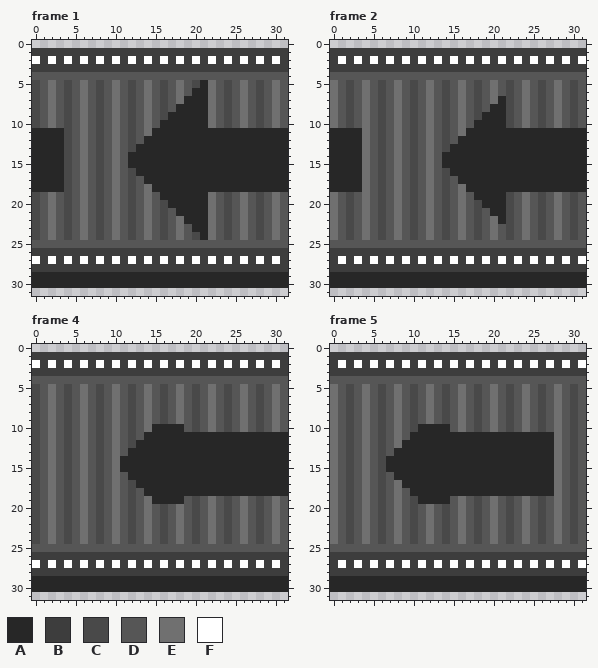
File history of a pixel-art file, Assets/Sprites/Conveyors/left conv.aseprite. Above, as it was before the edit.
32x32 pixels, 10 frames. Shown: frame 1, frame 2, frame 4, frame 5. The commit also changed other frames, which this record leaves out.
Visible layers, top first: "Layer 7", "Layer 6".
Palette (. is transparent): A #272727  B #3d3d3d  C #494949  D #565656  E #707070  F #ffffff
Pixels before, frame 1, first column x 0:
 1 BBBBBBBBBBBBBBBBBBBBBBBBBBBBBBBB
 2 FBFBFBFBFBFBFBFBFBFBFBFBFBFBFBFB
 3 BBBBBBBBBBBBBBBBBBBBBBBBBBBBBBBB
 4 DDDDDDDDDDDDDDDDDDDDDDDDDDDDDDDD
 5 CDEDCDEDCDEDCDEDCDEDCAEDCDEDCDED
 6 CDEDCDEDCDEDCDEDCDEDAAEDCDEDCDED
 7 CDEDCDEDCDEDCDEDCDEAAAEDCDEDCDED
 8 CDEDCDEDCDEDCDEDCDAAAAEDCDEDCDED
 9 CDEDCDEDCDEDCDEDCAAAAAEDCDEDCDED
10 CDEDCDEDCDEDCDEDAAAAAAEDCDEDCDED
11 AAAACDEDCDEDCDEAAAAAAAAAAAAAAAAA
12 AAAACDEDCDEDCDAAAAAAAAAAAAAAAAAA
13 AAAACDEDCDEDCAAAAAAAAAAAAAAAAAAA
14 AAAACDEDCDEDAAAAAAAAAAAAAAAAAAAA
15 AAAACDEDCDEDAAAAAAAAAAAAAAAAAAAA
16 AAAACDEDCDEDCAAAAAAAAAAAAAAAAAAA
17 AAAACDEDCDEDCDAAAAAAAAAAAAAAAAAA
18 AAAACDEDCDEDCDEAAAAAAAAAAAAAAAAA
19 CDEDCDEDCDEDCDEDAAAAAAEDCDEDCDED
20 CDEDCDEDCDEDCDEDCAAAAAEDCDEDCDED
21 CDEDCDEDCDEDCDEDCDAAAAEDCDEDCDED
22 CDEDCDEDCDEDCDEDCDEAAAEDCDEDCDED
23 CDEDCDEDCDEDCDEDCDEDAAEDCDEDCDED
24 CDEDCDEDCDEDCDEDCDEDCAEDCDEDCDED
25 DDDDDDDDDDDDDDDDDDDDDDDDDDDDDDDD
26 BBBBBBBBBBBBBBBBBBBBBBBBBBBBBBBB
27 FBFBFBFBFBFBFBFBFBFBFBFBFBFBFBFB
28 BBBBBBBBBBBBBBBBBBBBBBBBBBBBBBBB
29 AAAAAAAAAAAAAAAAAAAAAAAAAAAAAAAA
30 AAAAAAAAAAAAAAAAAAAAAAAAAAAAAAAA
Pixels before, frame 2, first column x 0:
 1 BBBBBBBBBBBBBBBBBBBBBBBBBBBBBBBB
 2 BFBFBFBFBFBFBFBFBFBFBFBFBFBFBFBF
 3 BBBBBBBBBBBBBBBBBBBBBBBBBBBBBBBB
 4 DDDDDDDDDDDDDDDDDDDDDDDDDDDDDDDD
 5 EDCDEDCDEDCDEDCDEDCDEDCDEDCDEDCD
 6 EDCDEDCDEDCDEDCDEDCDEDCDEDCDEDCD
 7 EDCDEDCDEDCDEDCDEDCDEACDEDCDEDCD
 8 EDCDEDCDEDCDEDCDEDCDAACDEDCDEDCD
 9 EDCDEDCDEDCDEDCDEDCAAACDEDCDEDCD
10 EDCDEDCDEDCDEDCDEDAAAACDEDCDEDCD
11 AAAAEDCDEDCDEDCDEAAAAAAAAAAAAAAA
12 AAAAEDCDEDCDEDCDAAAAAAAAAAAAAAAA
13 AAAAEDCDEDCDEDCAAAAAAAAAAAAAAAAA
14 AAAAEDCDEDCDEDAAAAAAAAAAAAAAAAAA
15 AAAAEDCDEDCDEDAAAAAAAAAAAAAAAAAA
16 AAAAEDCDEDCDEDCAAAAAAAAAAAAAAAAA
17 AAAAEDCDEDCDEDCDAAAAAAAAAAAAAAAA
18 AAAAEDCDEDCDEDCDEAAAAAAAAAAAAAAA
19 EDCDEDCDEDCDEDCDEDAAAACDEDCDEDCD
20 EDCDEDCDEDCDEDCDEDCAAACDEDCDEDCD
21 EDCDEDCDEDCDEDCDEDCDAACDEDCDEDCD
22 EDCDEDCDEDCDEDCDEDCDEACDEDCDEDCD
23 EDCDEDCDEDCDEDCDEDCDEDCDEDCDEDCD
24 EDCDEDCDEDCDEDCDEDCDEDCDEDCDEDCD
25 DDDDDDDDDDDDDDDDDDDDDDDDDDDDDDDD
26 BBBBBBBBBBBBBBBBBBBBBBBBBBBBBBBB
27 BFBFBFBFBFBFBFBFBFBFBFBFBFBFBFBF
28 BBBBBBBBBBBBBBBBBBBBBBBBBBBBBBBB
29 AAAAAAAAAAAAAAAAAAAAAAAAAAAAAAAA
30 AAAAAAAAAAAAAAAAAAAAAAAAAAAAAAAA
Pixels before, frame 4, first column x 0:
 1 BBBBBBBBBBBBBBBBBBBBBBBBBBBBBBBB
 2 FBFBFBFBFBFBFBFBFBFBFBFBFBFBFBFB
 3 BBBBBBBBBBBBBBBBBBBBBBBBBBBBBBBB
 4 DDDDDDDDDDDDDDDDDDDDDDDDDDDDDDDD
 5 CDEDCDEDCDEDCDEDCDEDCDEDCDEDCDED
 6 CDEDCDEDCDEDCDEDCDEDCDEDCDEDCDED
 7 CDEDCDEDCDEDCDEDCDEDCDEDCDEDCDED
 8 CDEDCDEDCDEDCDEDCDEDCDEDCDEDCDED
 9 CDEDCDEDCDEDCDEDCDEDCDEDCDEDCDED
10 CDEDCDEDCDEDCDEAAAADCDEDCDEDCDED
11 CDEDCDEDCDEDCDAAAAAAAAAAAAAAAAAA
12 CDEDCDEDCDEDCAAAAAAAAAAAAAAAAAAA
13 CDEDCDEDCDEDAAAAAAAAAAAAAAAAAAAA
14 CDEDCDEDCDEAAAAAAAAAAAAAAAAAAAAA
15 CDEDCDEDCDEAAAAAAAAAAAAAAAAAAAAA
16 CDEDCDEDCDEDAAAAAAAAAAAAAAAAAAAA
17 CDEDCDEDCDEDCAAAAAAAAAAAAAAAAAAA
18 CDEDCDEDCDEDCDAAAAAAAAAAAAAAAAAA
19 CDEDCDEDCDEDCDEAAAADCDEDCDEDCDED
20 CDEDCDEDCDEDCDEDCDEDCDEDCDEDCDED
21 CDEDCDEDCDEDCDEDCDEDCDEDCDEDCDED
22 CDEDCDEDCDEDCDEDCDEDCDEDCDEDCDED
23 CDEDCDEDCDEDCDEDCDEDCDEDCDEDCDED
24 CDEDCDEDCDEDCDEDCDEDCDEDCDEDCDED
25 DDDDDDDDDDDDDDDDDDDDDDDDDDDDDDDD
26 BBBBBBBBBBBBBBBBBBBBBBBBBBBBBBBB
27 FBFBFBFBFBFBFBFBFBFBFBFBFBFBFBFB
28 BBBBBBBBBBBBBBBBBBBBBBBBBBBBBBBB
29 AAAAAAAAAAAAAAAAAAAAAAAAAAAAAAAA
30 AAAAAAAAAAAAAAAAAAAAAAAAAAAAAAAA
Pixels before, frame 5, first column x 0:
 1 BBBBBBBBBBBBBBBBBBBBBBBBBBBBBBBB
 2 BFBFBFBFBFBFBFBFBFBFBFBFBFBFBFBF
 3 BBBBBBBBBBBBBBBBBBBBBBBBBBBBBBBB
 4 DDDDDDDDDDDDDDDDDDDDDDDDDDDDDDDD
 5 EDCDEDCDEDCDEDCDEDCDEDCDEDCDEDCD
 6 EDCDEDCDEDCDEDCDEDCDEDCDEDCDEDCD
 7 EDCDEDCDEDCDEDCDEDCDEDCDEDCDEDCD
 8 EDCDEDCDEDCDEDCDEDCDEDCDEDCDEDCD
 9 EDCDEDCDEDCDEDCDEDCDEDCDEDCDEDCD
10 EDCDEDCDEDCAAAADEDCDEDCDEDCDEDCD
11 EDCDEDCDEDAAAAAAAAAAAAAAAAAAEDCD
12 EDCDEDCDEAAAAAAAAAAAAAAAAAAAEDCD
13 EDCDEDCDAAAAAAAAAAAAAAAAAAAAEDCD
14 EDCDEDCAAAAAAAAAAAAAAAAAAAAAEDCD
15 EDCDEDCAAAAAAAAAAAAAAAAAAAAAEDCD
16 EDCDEDCDAAAAAAAAAAAAAAAAAAAAEDCD
17 EDCDEDCDEAAAAAAAAAAAAAAAAAAAEDCD
18 EDCDEDCDEDAAAAAAAAAAAAAAAAAAEDCD
19 EDCDEDCDEDCAAAADEDCDEDCDEDCDEDCD
20 EDCDEDCDEDCDEDCDEDCDEDCDEDCDEDCD
21 EDCDEDCDEDCDEDCDEDCDEDCDEDCDEDCD
22 EDCDEDCDEDCDEDCDEDCDEDCDEDCDEDCD
23 EDCDEDCDEDCDEDCDEDCDEDCDEDCDEDCD
24 EDCDEDCDEDCDEDCDEDCDEDCDEDCDEDCD
25 DDDDDDDDDDDDDDDDDDDDDDDDDDDDDDDD
26 BBBBBBBBBBBBBBBBBBBBBBBBBBBBBBBB
27 BFBFBFBFBFBFBFBFBFBFBFBFBFBFBFBF
28 BBBBBBBBBBBBBBBBBBBBBBBBBBBBBBBB
29 AAAAAAAAAAAAAAAAAAAAAAAAAAAAAAAA
30 AAAAAAAAAAAAAAAAAAAAAAAAAAAAAAAA
The same view after the edit:
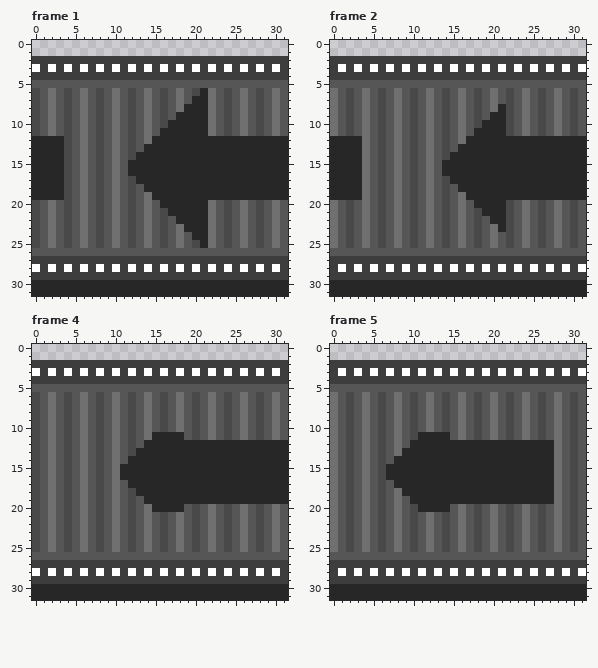
Changes in this commit:
Changed rows in their new state; - is an unchanged pixel.
Frame 1, layers "Layer 7", "Layer 6":
first column x 0:
 1 ................................
 2 B-B-B-B-B-B-B-B-B-B-B-B-B-B-B-B-
 3 F-F-F-F-F-F-F-F-F-F-F-F-F-F-F-F-
 4 BBBBBBBBBBBBBBBBBBBBBBBBBBBBBBBB
 5 D-D-D-D-D-D-D-D-D-D-DDD-D-D-D-D-
 6 --------------------C-----------
 7 -------------------D------------
 8 ------------------E-------------
 9 -----------------D--------------
10 ----------------C---------------
11 CDED-----------D------EDCDEDCDED
12 --------------E-----------------
13 -------------D------------------
14 ------------C-------------------
16 ------------A-------------------
17 -------------A------------------
18 --------------A-----------------
19 AAAA-----------A------AAAAAAAAAA
20 ----------------A---------------
21 -----------------A--------------
22 ------------------A-------------
23 -------------------A------------
24 --------------------A-----------
25 C-E-C-E-C-E-C-E-C-E-CAE-C-E-C-E-
26 DDDDDDDDDDDDDDDDDDDDDDDDDDDDDDDD
27 B-B-B-B-B-B-B-B-B-B-B-B-B-B-B-B-
28 F-F-F-F-F-F-F-F-F-F-F-F-F-F-F-F-
29 BBBBBBBBBBBBBBBBBBBBBBBBBBBBBBBB
31 AAAAAAAAAAAAAAAAAAAAAAAAAAAAAAAA
Frame 2, layers "Layer 7", "Layer 6":
first column x 0:
 1 ................................
 2 -B-B-B-B-B-B-B-B-B-B-B-B-B-B-B-B
 3 -F-F-F-F-F-F-F-F-F-F-F-F-F-F-F-F
 4 BBBBBBBBBBBBBBBBBBBBBBBBBBBBBBBB
 5 D-D-D-D-D-D-D-D-D-D-D-D-D-D-D-D-
 7 ---------------------D----------
 8 --------------------E-----------
 9 -------------------D------------
10 ------------------C-------------
11 EDCD-------------D----CDEDCDEDCD
12 ----------------E---------------
13 ---------------D----------------
14 --------------C-----------------
16 --------------A-----------------
17 ---------------A----------------
18 ----------------A---------------
19 AAAA-------------A----AAAAAAAAAA
20 ------------------A-------------
21 -------------------A------------
22 --------------------A-----------
23 ---------------------A----------
25 E-C-E-C-E-C-E-C-E-C-E-C-E-C-E-C-
26 DDDDDDDDDDDDDDDDDDDDDDDDDDDDDDDD
27 -B-B-B-B-B-B-B-B-B-B-B-B-B-B-B-B
28 -F-F-F-F-F-F-F-F-F-F-F-F-F-F-F-F
29 BBBBBBBBBBBBBBBBBBBBBBBBBBBBBBBB
31 AAAAAAAAAAAAAAAAAAAAAAAAAAAAAAAA
Frame 4, layers "Layer 7", "Layer 6":
first column x 0:
 1 ................................
 2 B-B-B-B-B-B-B-B-B-B-B-B-B-B-B-B-
 3 F-F-F-F-F-F-F-F-F-F-F-F-F-F-F-F-
 4 BBBBBBBBBBBBBBBBBBBBBBBBBBBBBBBB
 5 D-D-D-D-D-D-D-D-D-D-D-D-D-D-D-D-
first column x 11:
10 ----DCDE-------------
11 ---E----DCDEDCDEDCDED
12 --D------------------
13 -C-------------------
14 D--------------------
16 A--------------------
17 -A-------------------
18 --A------------------
19 ---A----AAAAAAAAAAAAA
20 ----AAAA-------------
first column x 0:
25 C-E-C-E-C-E-C-E-C-E-C-E-C-E-C-E-
26 DDDDDDDDDDDDDDDDDDDDDDDDDDDDDDDD
27 B-B-B-B-B-B-B-B-B-B-B-B-B-B-B-B-
28 F-F-F-F-F-F-F-F-F-F-F-F-F-F-F-F-
29 BBBBBBBBBBBBBBBBBBBBBBBBBBBBBBBB
31 AAAAAAAAAAAAAAAAAAAAAAAAAAAAAAAA
Frame 5, layers "Layer 7", "Layer 6":
first column x 0:
 1 ................................
 2 -B-B-B-B-B-B-B-B-B-B-B-B-B-B-B-B
 3 -F-F-F-F-F-F-F-F-F-F-F-F-F-F-F-F
 4 BBBBBBBBBBBBBBBBBBBBBBBBBBBBBBBB
 5 D-D-D-D-D-D-D-D-D-D-D-D-D-D-D-D-
first column x 7:
10 ----DEDC-------------
11 ---C----DEDCDEDCDEDCD
12 --D------------------
13 -E-------------------
14 D--------------------
16 A--------------------
17 -A-------------------
18 --A------------------
19 ---A----AAAAAAAAAAAAA
20 ----AAAA-------------
first column x 0:
25 E-C-E-C-E-C-E-C-E-C-E-C-E-C-E-C-
26 DDDDDDDDDDDDDDDDDDDDDDDDDDDDDDDD
27 -B-B-B-B-B-B-B-B-B-B-B-B-B-B-B-B
28 -F-F-F-F-F-F-F-F-F-F-F-F-F-F-F-F
29 BBBBBBBBBBBBBBBBBBBBBBBBBBBBBBBB
31 AAAAAAAAAAAAAAAAAAAAAAAAAAAAAAAA
Where, in picture pixels (left, top, right, bottom), the same in both pictures:
changed: (32, 48, 288, 296)
changed: (330, 48, 586, 296)
changed: (32, 352, 288, 392)
changed: (120, 424, 288, 512)
changed: (32, 544, 288, 600)
changed: (330, 352, 586, 392)
changed: (386, 424, 554, 512)
changed: (330, 544, 586, 600)
